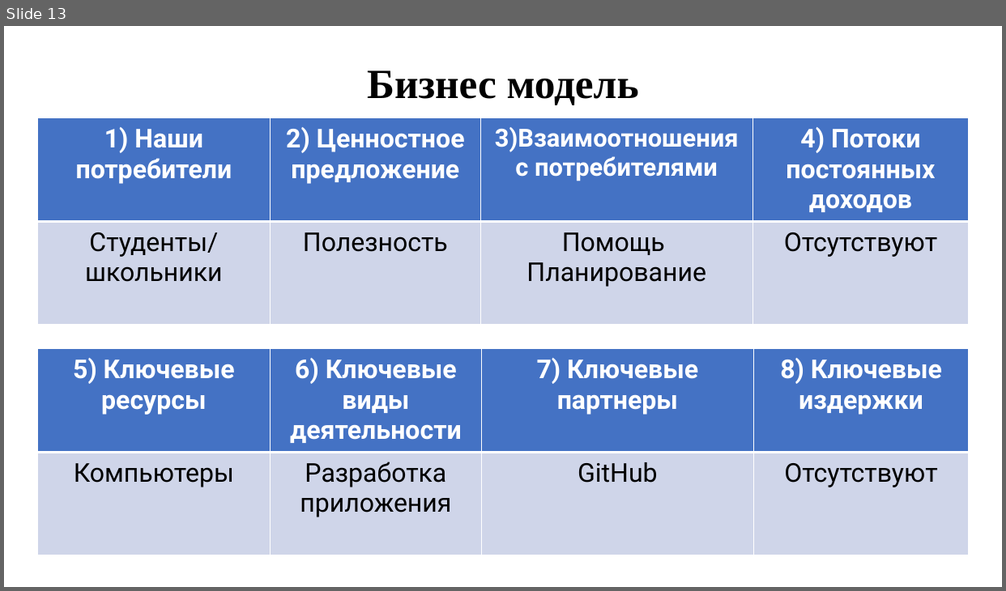
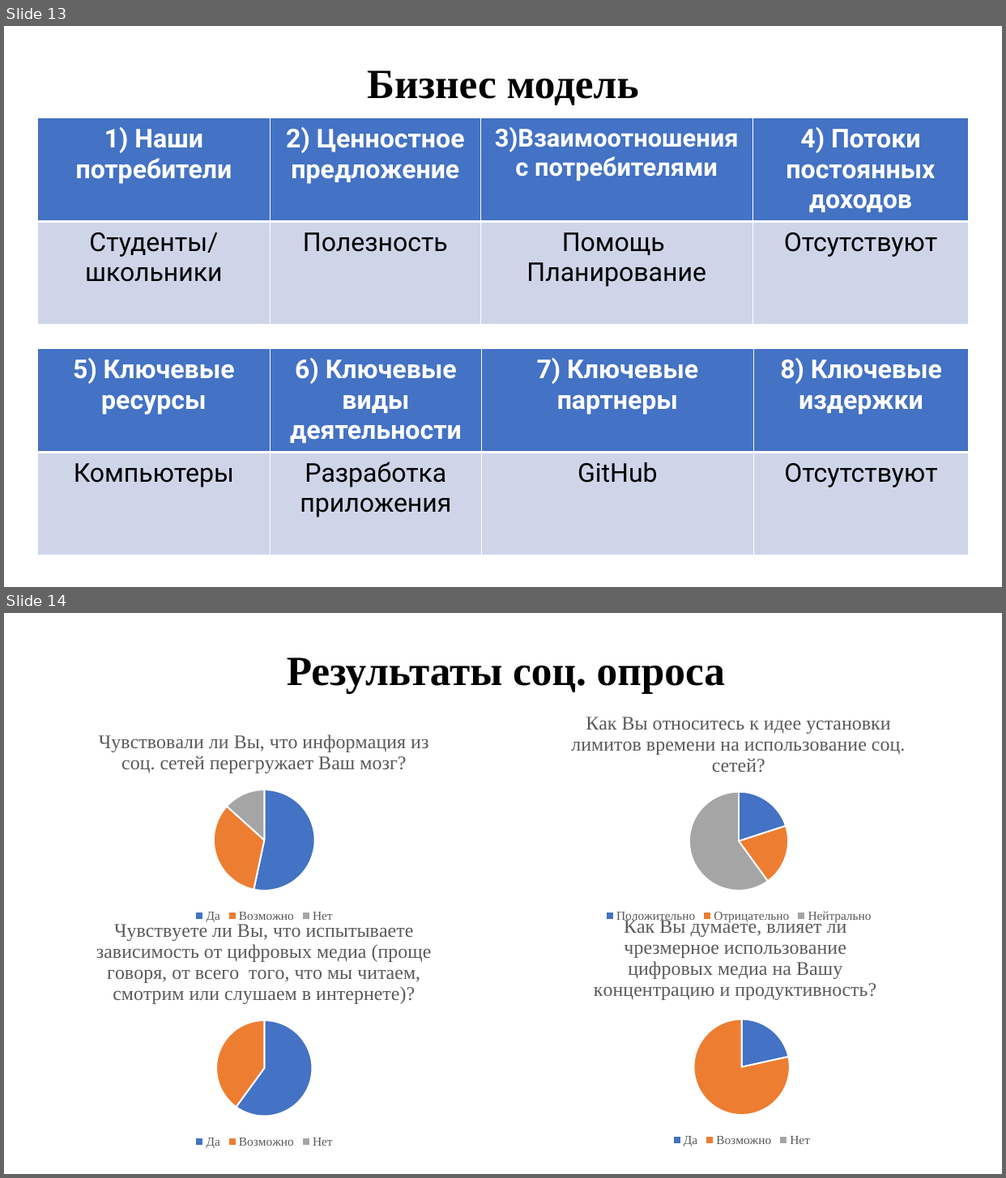
Before and after one commit to DronSyperlol/VirtualCurator, a slide deck: Docs/Куратор - виртуальный куратор.pptx. Shown one above the other, each under a label of ours: slide 13 before the commit, slides 13 and 14 after it. The pictures are 1006x591 and 1006x1178 pixels, drawn with LibreOffice and Linux fonts; fonts in the diff are those of the drawing. Boxes give left, top, right and bottom in pixels: in the first picture for what was removed or moved away, otherwise in the second. Text is boxed around its words. In the diff, an @@ line names an element or a change of style, - is before the commit and + after.

```diff
--- a/Docs/Куратор - виртуальный куратор.pptx
+++ b/Docs/Куратор - виртуальный куратор.pptx
@@ slide 14 added at [4, 613, 1002, 1174], background #FFFFFF @@
@@ text added at [287, 658, 725, 694], 40 pt, text #000000, bold @@
+Результаты соц. опроса
@@ pie chart added at [503, 698, 975, 926] @@
+title "Как Вы относитесь к идее установки лимитов времени на использование соц. сетей?"
+categories: Положительно, Отрицательно, Нейтрально
+Как Вы относитесь к идее установки лимитов времени на использование соц. сетей?: 20, 20, 60, -
@@ pie chart added at [39, 717, 490, 926] @@
+title "Чувствовали ли Вы, что информация из соц. сетей перегружает Ваш мозг?"
+categories: Да, Возможно, Нет
+Чувствовали ли Вы, что информация из соц. сетей перегружает Ваш мозг?: 53, 33, 13, -
@@ pie chart added at [23, 905, 505, 1152] @@
+title "Чувствуете ли Вы, что испытываете зависимость от цифровых медиа (проще говоря, от всего  того, что мы читаем, смотрим ил"
+categories: Да, Возможно, Нет
+Чувствуете ли Вы, что испытываете зависимость от цифровых медиа (проще говоря, от всего  того, что мы читаем, смотрим ил: 60, 40, 0, -
@@ pie chart added at [543, 905, 941, 1150] @@
+title "Как Вы думаете, влияет ли чрезмерное использование цифровых медиа на Вашу концентрацию и продуктивность?"
+categories: Да, Возможно, Нет
+Как Вы думаете, влияет ли чрезмерное использование цифровых медиа на Вашу концентрацию и продуктивность?: 22, 78, 0, -
```
Also in this commit, not shown: 1 other slide added.
